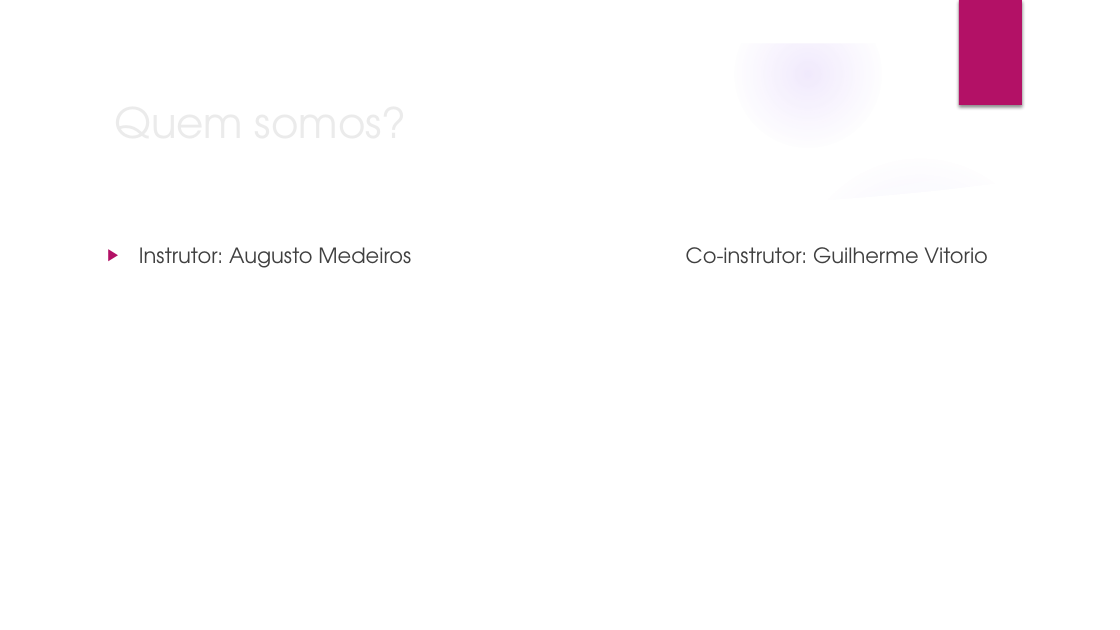
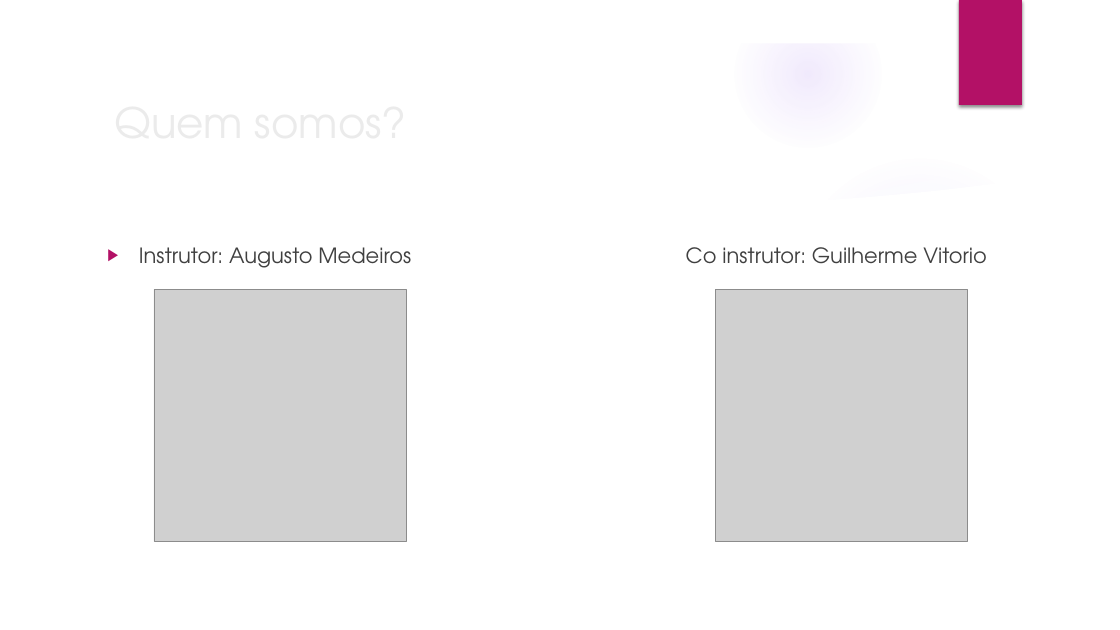
Before and after one commit to CangacoTech/Oficina_Back-End, a slide deck: slide 2 of utilitarios/Cangaço Dev – 24-08.pptx. Drawn at 1120x630 pixels with LibreOffice and Linux fonts; fonts in the diff are those of the drawing; grey boxes stand for pictures; background and template pictures are left out. Boxes give left, top, right and bottom in pixels: in the first picture for what was removed or moved away, otherwise in the second. Text is boxed around its words. In the diff, an @@ line names an element or a change of style, - is before the commit and + after.

```diff
--- a/utilitarios/Cangaço Dev – 24-08.pptx
+++ b/utilitarios/Cangaço Dev – 24-08.pptx
@@ text at (139, 247, 987, 268): text changed @@
-▶ Instrutor: Augusto Medeiros Co-instrutor: Guilherme Vitorio
+▶ Instrutor: Augusto Medeiros Co instrutor: Guilherme Vitorio
@@ picture added at (154, 289, 406, 541) @@
@@ picture added at (716, 289, 968, 541) @@
```
Also in this commit, not shown: 2 other slides changed, 9 slides added.
